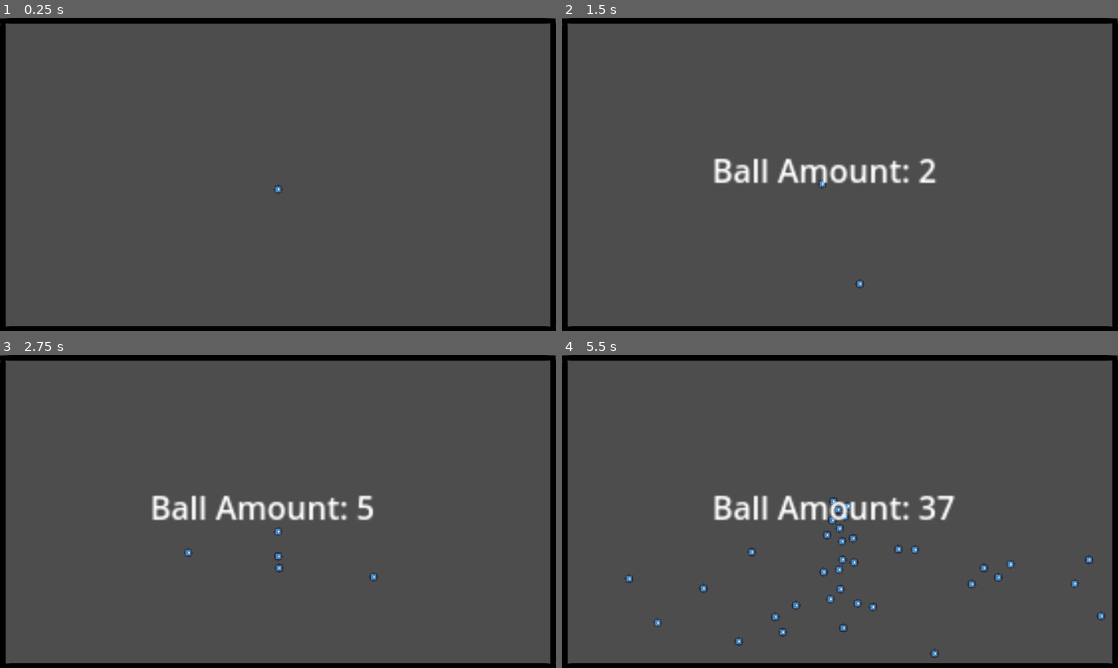
Above: before the commit, frames 1-4 (two rows, left to right).
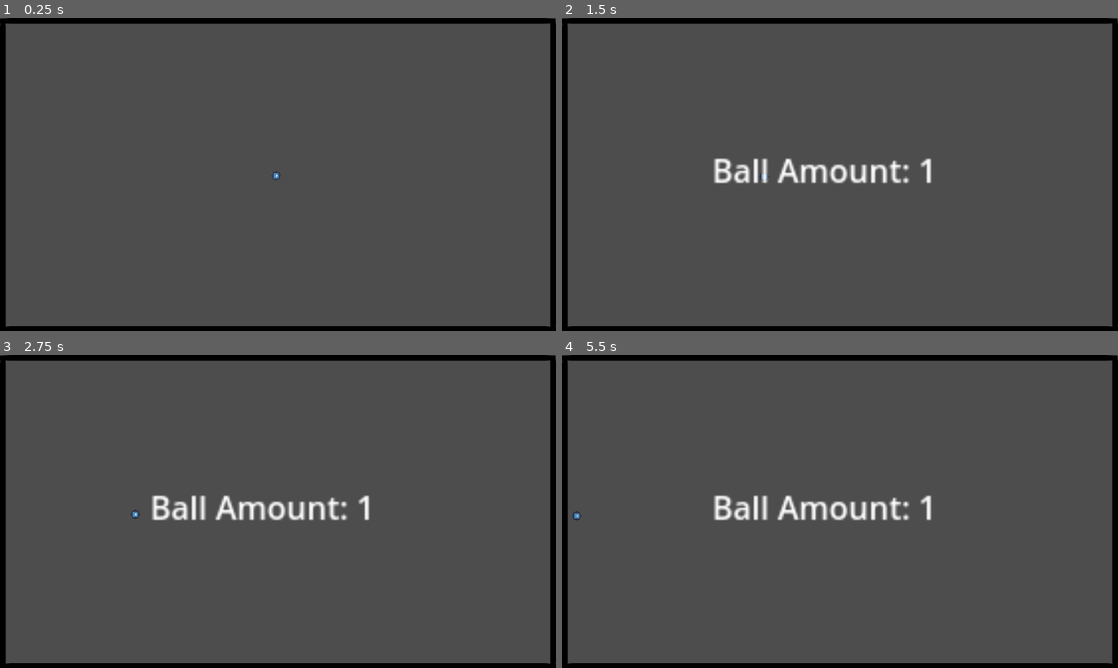
Above: after the commit, the same moments.

Repository: had2020/Bouncing-beat
Game: Godot game, scene res://level.tscn
Same seed, same stepped clock (60 frames per second), same inputs: the game is played once before the commit and once after it. The engine's default icon, where the game draws it, is replaced by a stand-in: a white triangle on a blue panel in a dark square.
Inputs (mouse positions are in pixels of both pictures, inside the frame that each line leads up to):
- Up to frame 1 (0.25 s): no input
- Up to frame 2 (1.5 s): tap Enter at 0.5 s; move the mouse to (962, 158) at 0.52 s; press the mouse at (962, 158) at 0.53 s; tap Space at 1.25 s; move the mouse to (728, 190) at 1.27 s; release the mouse at (728, 190) at 1.28 s; click (728, 190) at 1.35 s
- Up to frame 3 (2.75 s): move the mouse to (333, 442) at 2.02 s; press the mouse at (333, 442) at 2.03 s
- Up to frame 4 (5.5 s): move the mouse to (812, 574) at 2.77 s; release the mouse at (812, 574) at 2.78 s; click (812, 574) at 2.85 s; move the mouse to (1006, 558) at 3.52 s; press the mouse at (1006, 558) at 3.53 s; move the mouse to (673, 464) at 4.27 s; release the mouse at (673, 464) at 4.28 s; click (673, 464) at 4.35 s; move the mouse to (867, 511) at 5.02 s; press the mouse at (867, 511) at 5.03 s

The runs differ from the first frame. In frame 1, less than 0.1% of the frame differs, in the area x 48-51%, y 48-57%; in frame 2, 0.2%; in frame 3, 0.3%; in frame 4, 1.2%, in the area x 1-98%, y 44-97%.

Commit message:
updates-3

Diff:
--- a/level.gd
+++ b/level.gd
@@ -3,7 +3,7 @@
 
 # Called when the node enters the scene tree for the first time.
 func _ready():
-	pass # Replace with function body.
+	Global.item_amount = 1
 
 
 # Called every frame. 'delta' is the elapsed time since the previous frame.
@@ -15,3 +15,7 @@
 
 func _on_timer_timeout():
 	$Item_amount_label.visible = false
+
+func _input(event: InputEvent) -> void:
+	if Input.is_action_pressed("Quit"):
+		get_tree().reload_current_scene() #Reloads game from start
--- a/replicating_ball.gd
+++ b/replicating_ball.gd
@@ -2,18 +2,26 @@
 
 var ball = preload("res://replicating_ball.tscn")
 
+var below_start_time = true
+
 # Called when the node enters the scene tree for the first time.
 func _ready():
 	Global.item_amount = Global.item_amount + 1
-	apply_force(Vector2(100, 100))
 
 # Called every frame. 'delta' is the elapsed time since the previous frame.
 func _process(delta):
-	pass
+	if below_start_time == true:
+		var randomint = randi_range(0,1)
+		var start_forcex = 0
+		if randomint == 0:
+			start_forcex = 1000
+		if randomint == 1:
+			start_forcex = -1000
+		apply_force(Vector2(start_forcex, randf_range(-100,100)))
 
 func _on_area_2d_area_entered(area):
 	if area.is_in_group("Edge"):
-		apply_force(Vector2(100, 100))
+		apply_force(Vector2(randf_range(-100,100), randf_range(-100,100)))
 		$AudioStreamPlayer2D.play()
 		var ball_loaded = ball.instantiate()
 		add_sibling(ball_loaded)
@@ -22,3 +30,9 @@
 func _input(event: InputEvent) -> void:
 	if Input.is_action_pressed("Quit"):
 		pass
+
+func _on_timer_timeout() -> void:
+	below_start_time = false
+
+func change_to_random_color():
+	self.set_visibility_layer_bit(randi_range(0, 255), randi_range(0, 255))
--- a/replicating_ball.tscn
+++ b/replicating_ball.tscn
@@ -12,7 +12,10 @@
 
 [node name="Replicating ball" type="RigidBody2D"]
 physics_material_override = SubResource("PhysicsMaterial_mp0cn")
+gravity_scale = 0.0
+inertia = 1.0
 can_sleep = false
+freeze_mode = 1
 script = ExtResource("1_lqwme")
 
 [node name="CollisionShape2D" type="CollisionShape2D" parent="."]
@@ -37,4 +40,9 @@
 stream = ExtResource("3_ld7q4")
 volume_db = 14.0
 
+[node name="Timer" type="Timer" parent="."]
+one_shot = true
+autostart = true
+
 [connection signal="area_entered" from="Area2D" to="." method="_on_area_2d_area_entered"]
+[connection signal="timeout" from="Timer" to="." method="_on_timer_timeout"]
